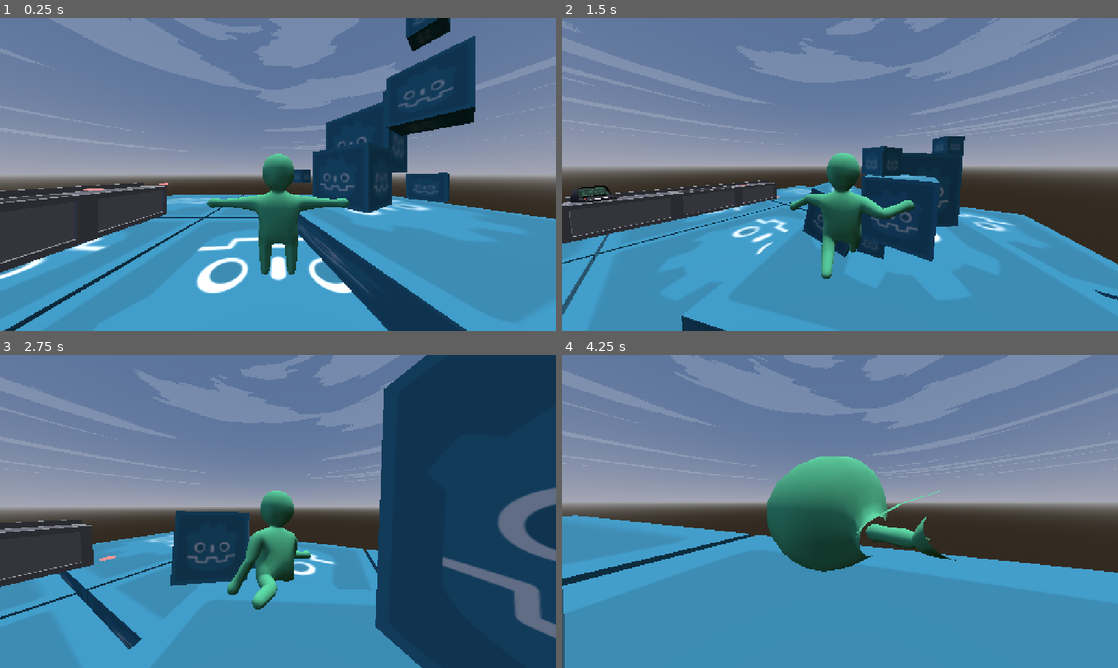
Above: before the commit, frames 1-4 (two rows, left to right).
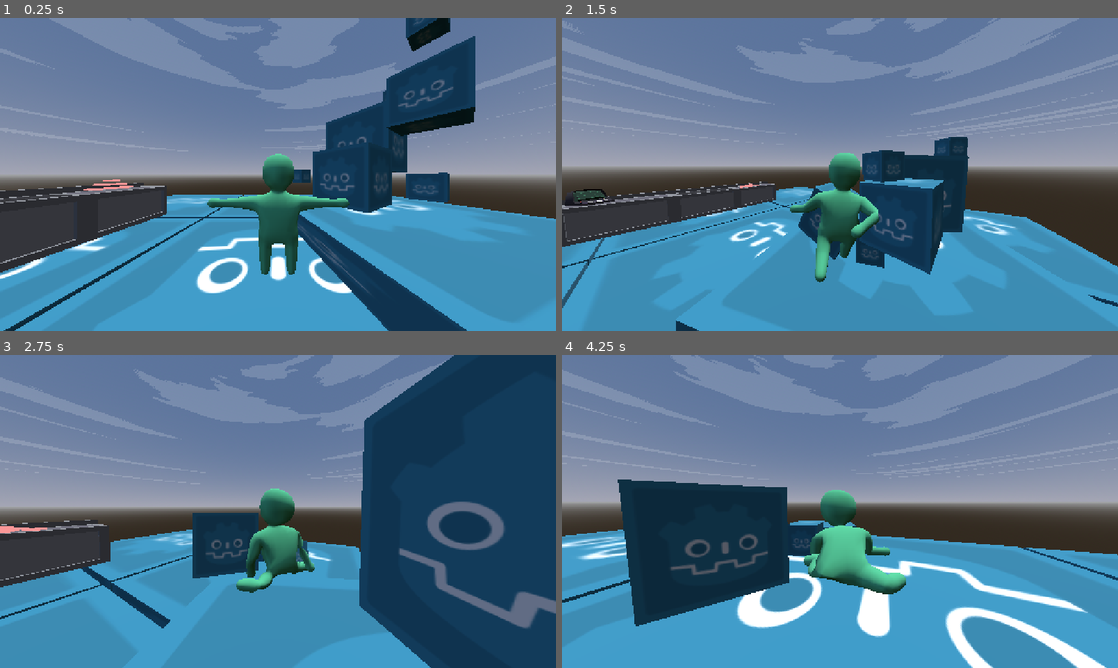
Above: after the commit, the same moments.

Repository: Lost-Rabbit-Digital/ChefWobbles
Game: Godot game, scene res://scenes/worlds/demo_scene.tscn
Same seed, same stepped clock (60 frames per second), same inputs: the game is played once before the commit and once after it. Sound files missing from this copy of the repository are replaced by a short silence.
Inputs (mouse positions are in pixels of both pictures, inside the frame that each line leads up to):
- Up to frame 1 (0.25 s): no input
- Up to frame 2 (1.5 s): move the mouse to (962, 158) at 0.52 s; press the mouse at (962, 158) at 0.53 s; hold D (move_right) 0.53-1.28 s; tap Space (jump) at 0.77 s; move the mouse to (812, 174) at 1.27 s; release the mouse at (812, 174) at 1.28 s; hold W (move_forward) from 1.28 s (still down); right-click (812, 174) at 1.35 s
- Up to frame 3 (2.75 s): keep holding W (move_forward); tap Space (jump) at 1.52 s; move the mouse to (289, 505) at 2.02 s; tap R (ragdoll) at 2.1 s
- Up to frame 4 (4.25 s): keep holding W (move_forward); move the mouse to (834, 517) at 2.77 s; click (834, 517) at 2.85 s; tap Space (jump) at 3.02, 3.77 s; move the mouse to (878, 514) at 3.52 s; hold Right mouse button (grab_right) from 3.53 s (still down)

The runs differ from the first frame. In frame 1, 0.1% of the frame differs, in the area x 16-31%, y 51-55%; in frame 2, 6.2%; in frame 3, 12%; in frame 4, 26%, in the area x 0-100%, y 32-100%.

Commit message:
Made stack of burgers in demo scene

Diff:
--- a/godot_project/scenes/worlds/demo_scene.tscn
+++ b/godot_project/scenes/worlds/demo_scene.tscn
@@ -90,7 +90,19 @@
 transform = Transform3D(1.25, 0, 0, 0, 1.25, 0, 0, 0, 1.25, -9, 3, -2.8)
 
 [node name="BurgerPatty2" parent="Interactables/BurgerPatties" instance=ExtResource("3_j51jv")]
-transform = Transform3D(1.25, 0, 0, 0, 1.25, 0, 0, 0, 1.25, -9, 3, -6.8)
+transform = Transform3D(1.25, 0, 0, 0, 1.25, 0, 0, 0, 1.25, -9, 3, -3.5)
+
+[node name="BurgerPatty3" parent="Interactables/BurgerPatties" instance=ExtResource("3_j51jv")]
+transform = Transform3D(1.25, 0, 0, 0, 1.25, 0, 0, 0, 1.25, -9, 3, -4.2)
+
+[node name="BurgerPatty4" parent="Interactables/BurgerPatties" instance=ExtResource("3_j51jv")]
+transform = Transform3D(1.25, 0, 0, 0, 1.25, 0, 0, 0, 1.25, -9, 3.2, -3.8)
+
+[node name="BurgerPatty5" parent="Interactables/BurgerPatties" instance=ExtResource("3_j51jv")]
+transform = Transform3D(1.25, 0, 0, 0, 1.25, 0, 0, 0, 1.25, -9, 3.2, -3.1)
+
+[node name="BurgerPatty6" parent="Interactables/BurgerPatties" instance=ExtResource("3_j51jv")]
+transform = Transform3D(1.25, 0, 0, 0, 1.25, 0, 0, 0, 1.25, -9, 3.4, -3.5)
 
 [node name="GodotBoxes" type="Node" parent="Interactables"]
 
